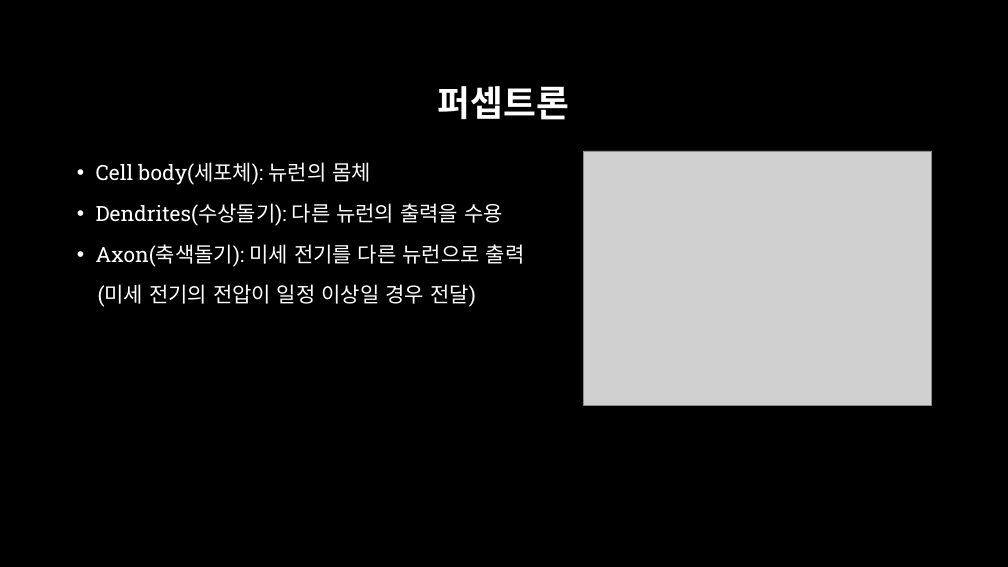
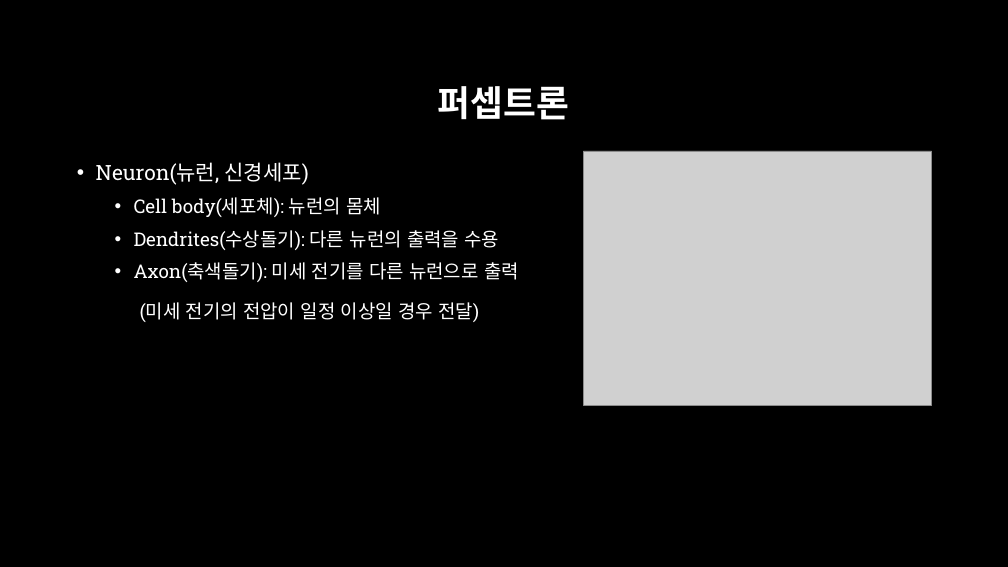
Before and after one commit to across0406/2017-GNU-Science-Camp-of-Computer-Science, a slide deck: slide 6 of ppt/4. 퍼셉트론 및 신경망.pptx (slide 5 before the commit). Drawn at 1008x567 pixels with LibreOffice and Linux fonts; fonts in the diff are those of the drawing; grey boxes stand for pictures; background and template pictures are left out. Boxes give left, top, right and bottom in pixels: in the first picture for what was removed or moved away, otherwise in the second. Text is boxed around its words. In the diff, an @@ line names an element or a change of style, - is before the commit and + after.

```diff
--- a/ppt/4. 퍼셉트론 및 신경망.pptx
+++ b/ppt/4. 퍼셉트론 및 신경망.pptx
@@ text at (96, 162, 309, 185): paragraph added @@
+• Neuron(뉴런, 신경세포)
@@ text at (134, 197, 519, 322): size 20 to 18 pt in "Cell body(세포체): 뉴런의 몸체", "Dendrites(수상돌기): 다른 뉴런의 출력을 수용", "Axon(축색돌기): 미세 전기를 다른 뉴런으로 출력", "(미세 전기의 전압이 일정 이상일 경우 전달)"; list level 1 to 2 in "Cell body(세포체): 뉴런의 몸체"; list level 1 to 2 in "Dendrites(수상돌기): 다른 뉴런의 출력을 수용"; list level 1 to 2 in "Axon(축색돌기): 미세 전기를 다른 뉴런으로 ..." @@
```
Also in this commit, not shown: 4 other slides changed, 12 slides added, 9 other files.
